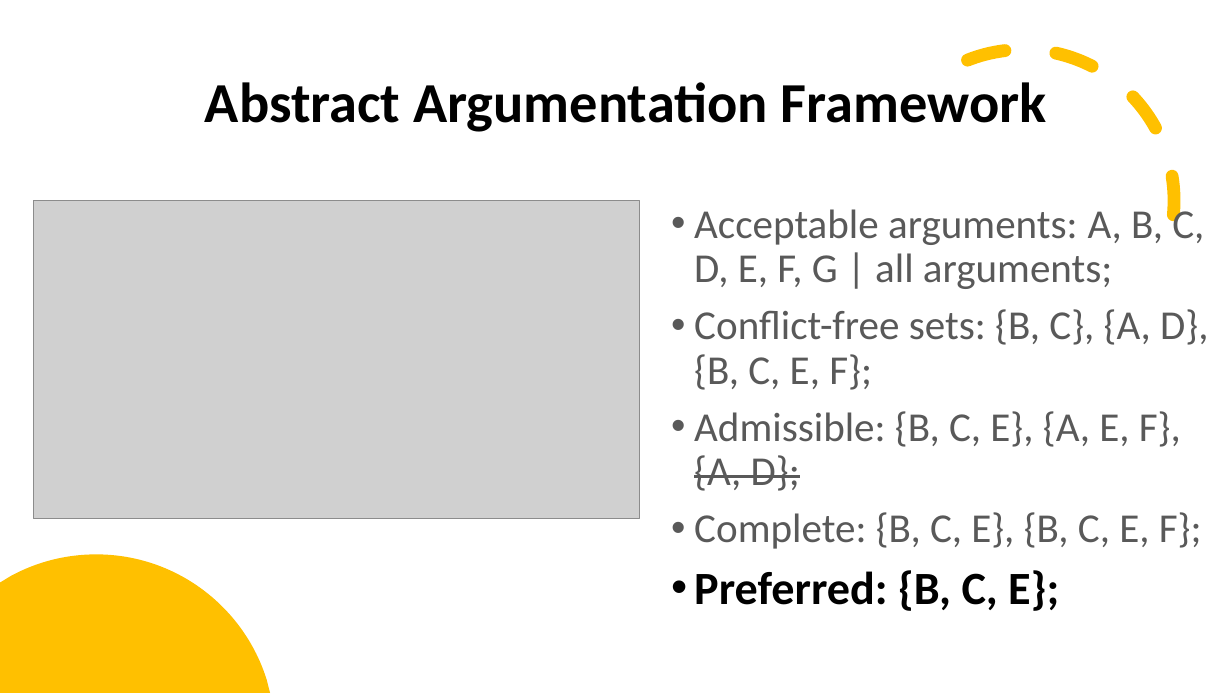
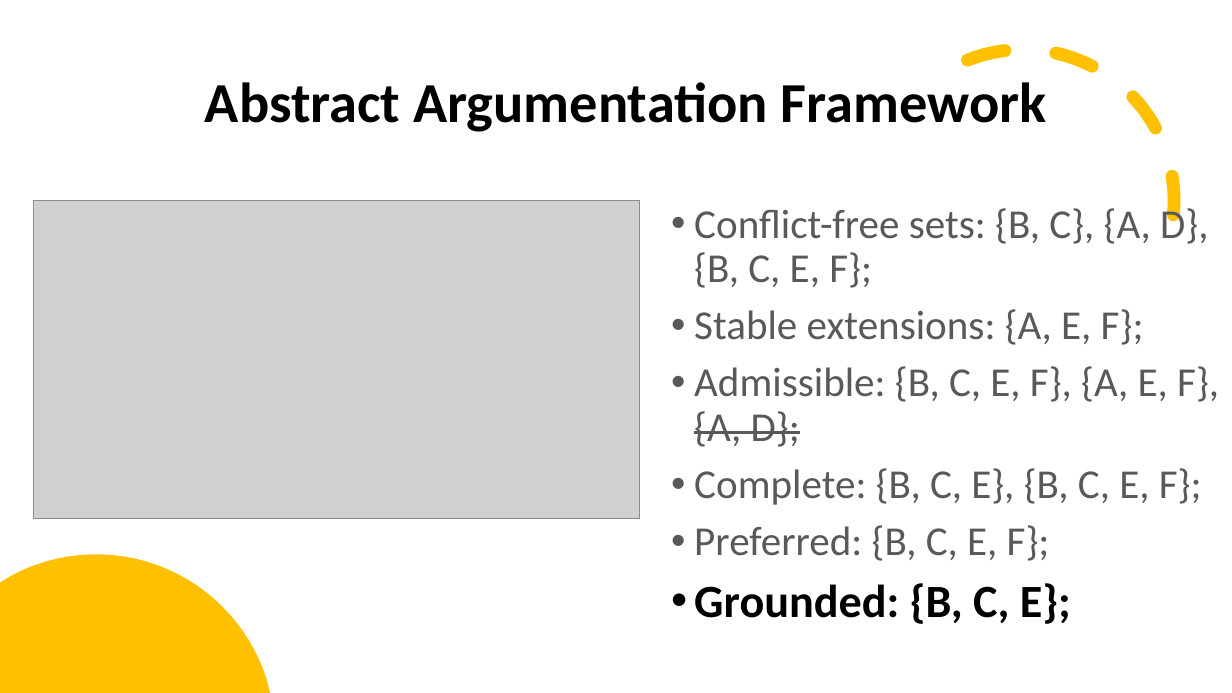
Before and after one commit to stefandr99/ConstrainedArgumentationFramework, a slide deck: slide 14 of Argumentation framework.pptx (slide 13 before the commit). Drawn at 1232x693 pixels with LibreOffice and Linux fonts; fonts in the diff are those of the drawing; grey boxes stand for pictures. Boxes give left, top, right and bottom in pixels: in the first picture for what was removed or moved away, otherwise in the second. Text is boxed around its words. In the diff, an @@ line names an element or a change of style, - is before the commit and + after.

```diff
--- a/Argumentation framework.pptx
+++ b/Argumentation framework.pptx
@@ text at [694, 204, 1204, 289]: paragraph removed @@
-• Acceptable arguments: A, B, C, D, E, F, G | all arguments;
@@ text at [694, 309, 1219, 447]: text changed @@
-• Admissible: {B, C, E}, {A, E, F}, {A, D};
+• Stable extensions: {A, E, F};
+• Admissible: {B, C, E, F}, {A, E, F}, {A, D};
@@ text at [694, 525, 1071, 624]: text changed; size 36 to 32 pt; text colour #000000 to #595959; bold off @@
-• Preferred: {B, C, E};
+• Preferred: {B, C, E, F};
+• Grounded: {B, C, E};
```
Also in this commit, not shown: 11 other slides changed, 1 other file.
